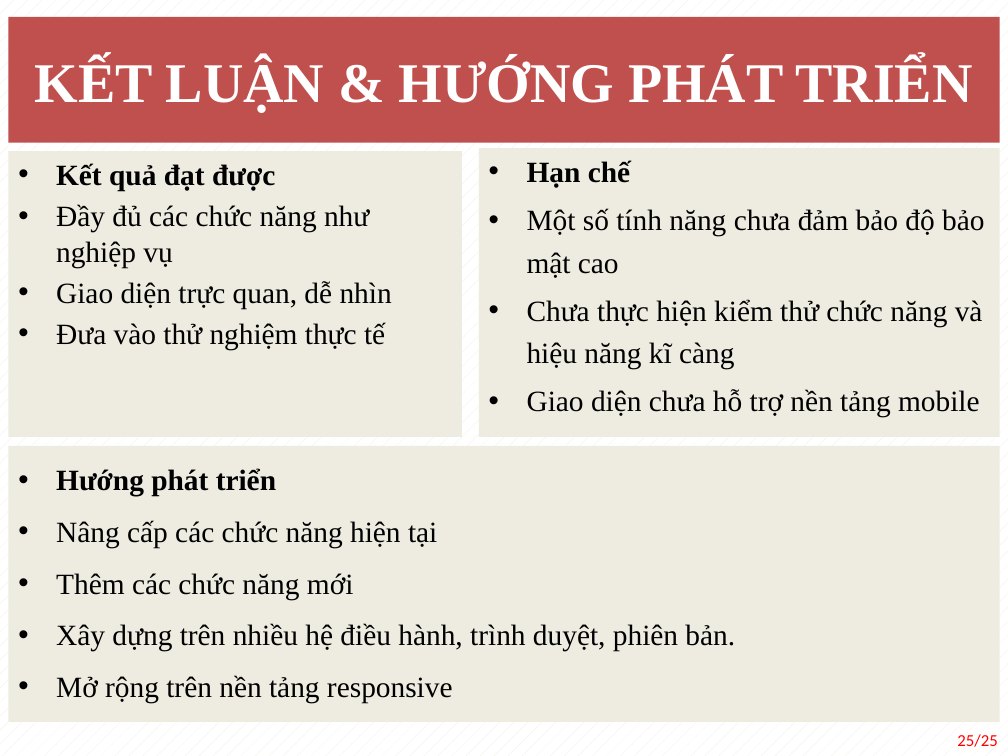
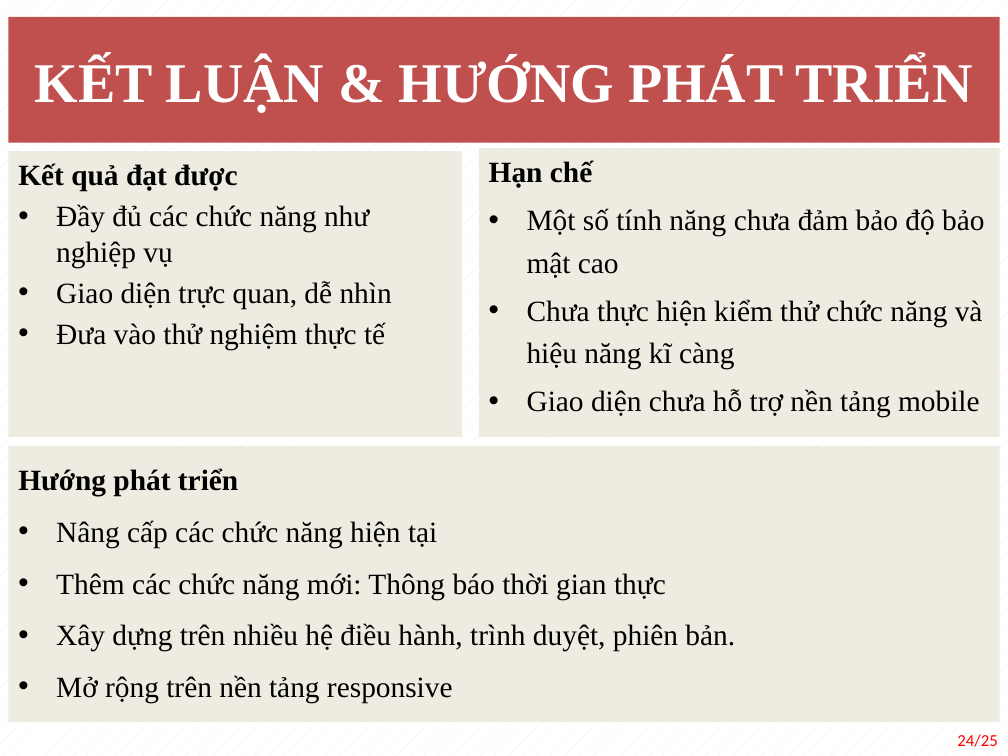
Before and after one commit to vukal2k/MyDoAn, a slide deck: slide 24 of document/TranLuongNgocTram_BaoCaoDoAn.pptx (slide 25 before the commit). Drawn at 1008x756 pixels with LibreOffice and Linux fonts; fonts in the diff are those of the drawing. Boxes give left, top, right and bottom in pixels: in the first picture for what was removed or moved away, otherwise in the second. Text is boxed around its words. In the diff, an @@ line names an element or a change of style, - is before the commit and + after.

```diff
--- a/document/TranLuongNgocTram_BaoCaoDoAn.pptx
+++ b/document/TranLuongNgocTram_BaoCaoDoAn.pptx
@@ text in rectangle at [18,163,237,191]: bullet • to none @@
@@ text in rectangle at [489,160,592,188]: bullet • to none @@
@@ text in rectangle at [18,468,238,497]: bullet • to none @@
@@ text in rectangle at [56,573,666,600]: text changed @@
-• Thêm các chức năng mới
+• Thêm các chức năng mới: Thông báo thời gian thực
@@ page number at [957,734,997,747]: text changed @@
-25/25
+24/25
```
Also in this commit, not shown: 13 other slides changed, 4 slides added, 4 slides removed, 5 other files.
